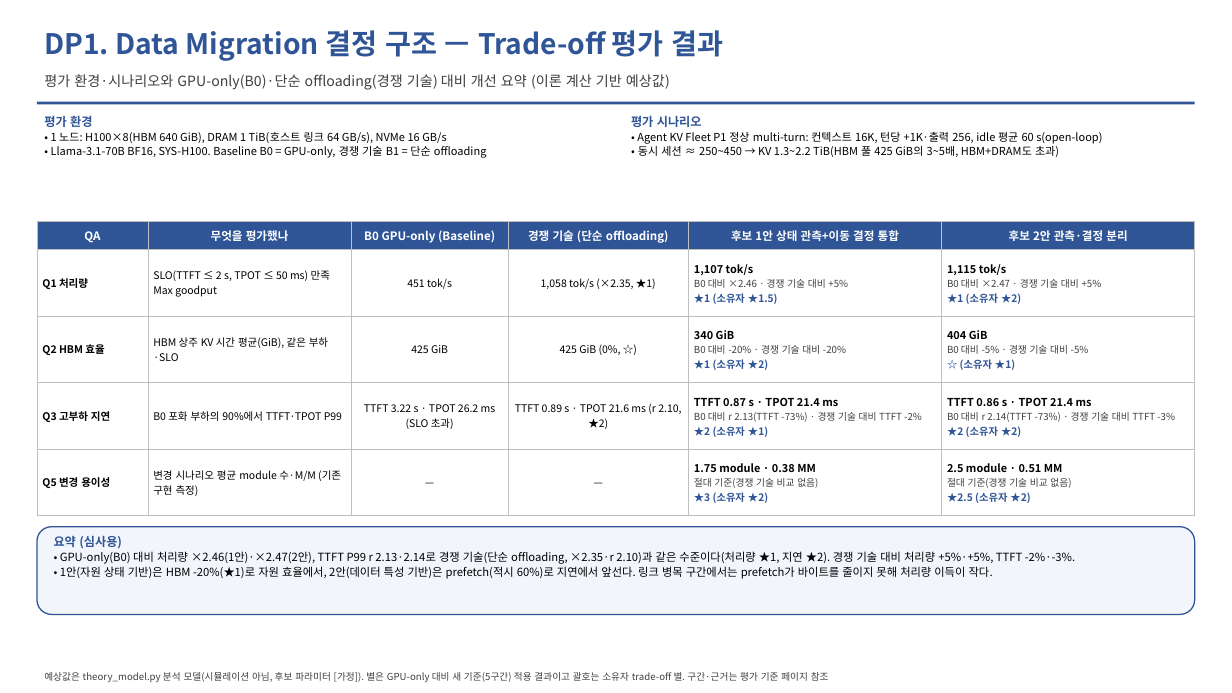
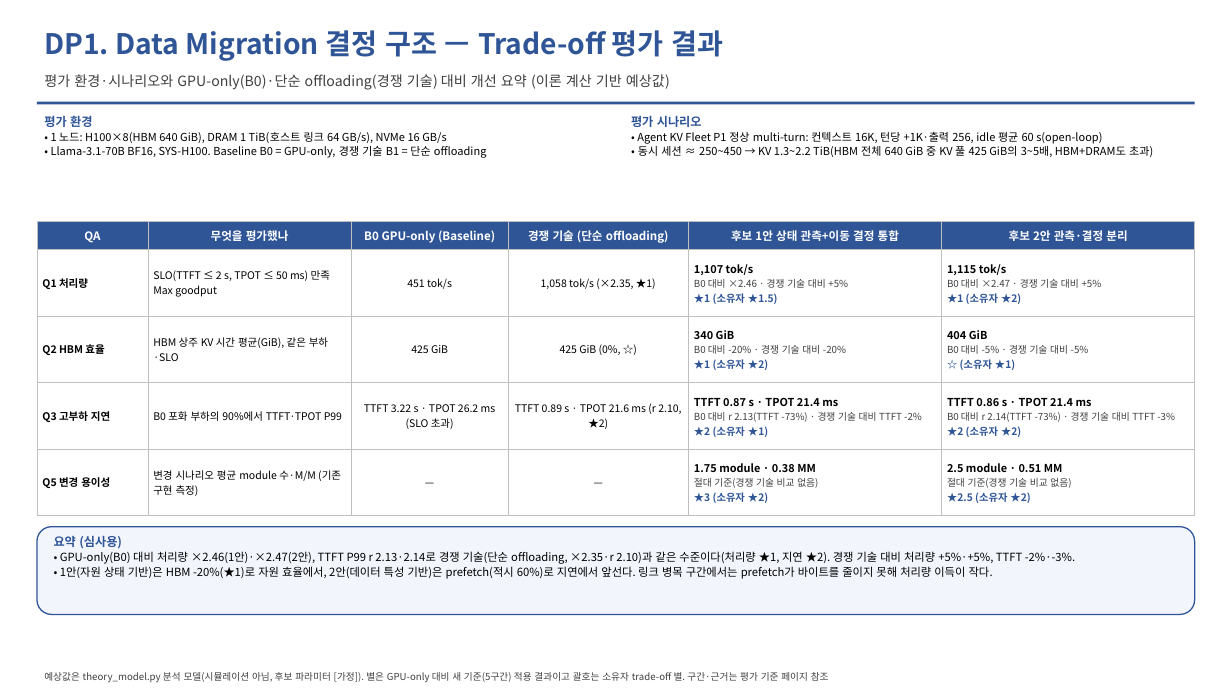
Before and after one commit to mkim0628/vllm, a slide deck: slide 3 of doc-mk/QA-criteria-v4/DP-QA-criteria-v4.pptx. Drawn at 1232x693 pixels with LibreOffice and Linux fonts; fonts in the diff are those of the drawing. Boxes give left, top, right and bottom in pixels: in the first picture for what was removed or moved away, otherwise in the second. Text is boxed around its words. In the diff, an @@ line names an element or a change of style, - is before the commit and + after.

```diff
--- a/doc-mk/QA-criteria-v4/DP-QA-criteria-v4.pptx
+++ b/doc-mk/QA-criteria-v4/DP-QA-criteria-v4.pptx
@@ text at (638, 146, 1153, 157): text changed @@
-• 동시 세션 ≈ 250~450 → KV 1.3~2.2 TiB(HBM 풀 425 GiB의 3~5배, HBM+DRAM도 초과)
+• 동시 세션 ≈ 250~450 → KV 1.3~2.2 TiB(HBM 전체 640 GiB 중 KV 풀 425 GiB의 3~5배, HBM+DRAM도 초과)
```
Also in this commit, not shown: 2 other slides changed, 12 other files.
